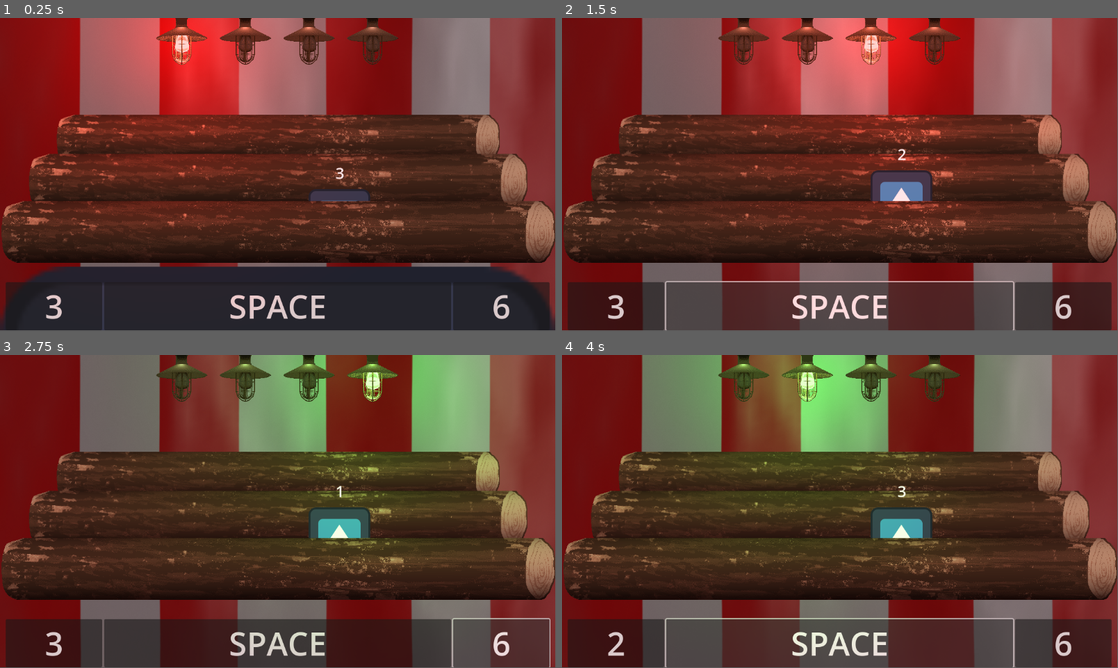
Above: before the commit, frames 1-4 (two rows, left to right).
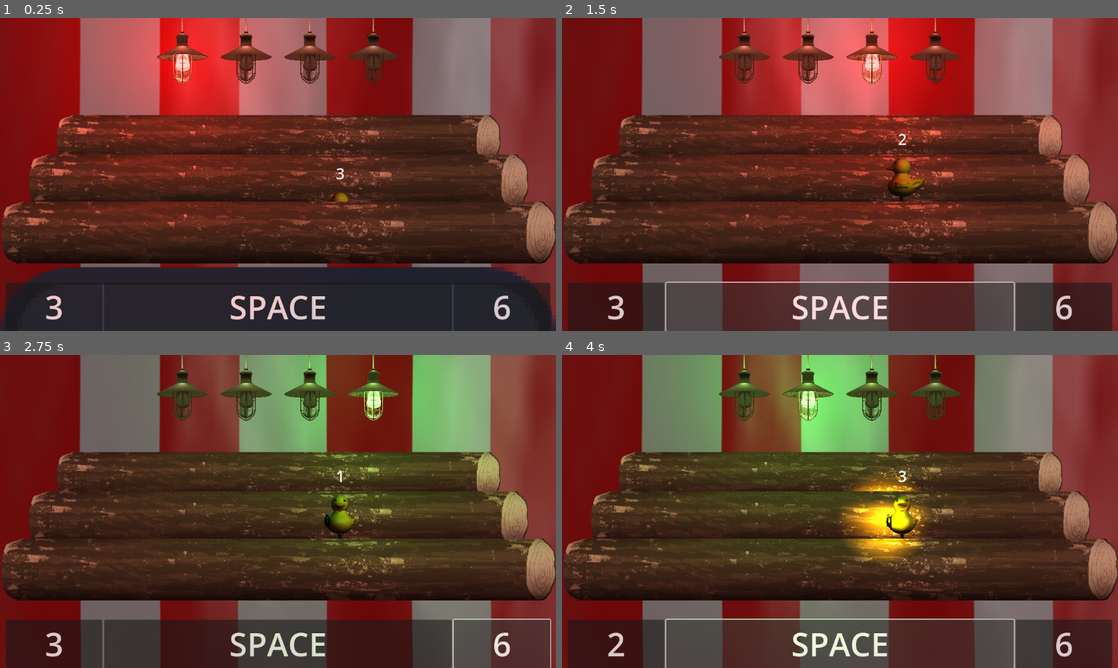
Above: after the commit, the same moments.

Repository: MmmGarlicFingers/ShootingGallery
Game: Godot game, scene res://Levels/debug.tscn
The game is run twice, just before and just after one commit, with the same random seed, the same clock (stepped at 60 frames per second) and the same inputs. The engine's default icon, where the game draws it, is replaced by a stand-in: a white triangle on a blue panel in a dark square.
Inputs:
- Up to frame 1 (0.25 s): no input
- Up to frame 2 (1.5 s): click "3" at 0.5 s; click "SPACE" at 1.25 s
- Up to frame 3 (2.75 s): click "6" at 2 s
- Up to frame 4 (4 s): click "3" at 2.75 s; click "SPACE" at 3.5 s
The window is 799x449 before the commit and 800x450 after it. Grey fills any space a smaller window leaves; there, only what the larger window draws over its background counts as a difference.

The runs differ from the first frame. In frame 1, 6.8% of the frame differs, in the area x 0-100%, y 0-100%; in frame 2, 8.0%; in frame 3, 7.4%; in frame 4, 9.3%.

Commit message:
Added duck

Diff:
--- a/ShootingGallery/Scenes/Level Elements/beat.tscn
+++ b/ShootingGallery/Scenes/Level Elements/beat.tscn
@@ -16,9 +16,13 @@
 anchors_preset = 15
 anchor_right = 1.0
 anchor_bottom = 1.0
-offset_bottom = -536.0
+offset_left = 1.0
+offset_top = 39.0
+offset_right = 1.0
+offset_bottom = -497.0
 grow_horizontal = 2
 grow_vertical = 2
+mouse_filter = 2
 alignment = 1
 
 [node name="Timer" type="Timer" parent="."]
--- a/ShootingGallery/Scenes/Level Elements/light.tscn
+++ b/ShootingGallery/Scenes/Level Elements/light.tscn
@@ -20,6 +20,7 @@
 anchor_bottom = 1.0
 grow_horizontal = 2
 grow_vertical = 2
+mouse_filter = 2
 script = ExtResource("1_okh0u")
 
 [node name="TextureRect" type="TextureRect" parent="."]
@@ -28,6 +29,7 @@
 offset_top = -40.0
 offset_right = 226.0
 offset_bottom = 144.0
+mouse_filter = 2
 texture = ExtResource("2_6tmtt")
 expand_mode = 1
 
--- a/ShootingGallery/Scenes/Level Elements/row.tscn
+++ b/ShootingGallery/Scenes/Level Elements/row.tscn
@@ -8,19 +8,19 @@
 
 [sub_resource type="Curve2D" id="Curve2D_j3057"]
 _data = {
-"points": PackedVector2Array(0, 0, 0, 0, -448, 0, 0, 0, 0, 0, -448, -64, 0, 0, 0, 0, 448, -64, 0, 0, 0, 0, 448, 0, 0, 0, 0, 0, 448, -64, 0, 0, 0, 0, -448, -64, 0, 0, 0, 0, -448, 0)
+"points": PackedVector2Array(0, 0, 0, 0, -448, 0, 0, 0, 0, 0, -448, -96, 0, 0, 0, 0, 448, -96, 0, 0, 0, 0, 448, 0, 0, 0, 0, 0, 448, -96, 0, 0, 0, 0, -448, -96, 0, 0, 0, 0, -448, 0)
 }
 point_count = 7
 
 [sub_resource type="Curve2D" id="Curve2D_iuxiy"]
 _data = {
-"points": PackedVector2Array(0, 0, 0, 0, 448, 0, 0, 0, 0, 0, 384, -64, 0, 0, 0, 0, -448, -64, 0, 0, 0, 0, 384, -64, 0, 0, 0, 0, 448, 0)
+"points": PackedVector2Array(0, 0, 0, 0, 448, 0, 0, 0, 0, 0, 384, -96, 0, 0, 0, 0, -448, -96, 0, 0, 0, 0, 384, -96, 0, 0, 0, 0, 448, 0)
 }
 point_count = 5
 
 [sub_resource type="Curve2D" id="Curve2D_1edx1"]
 _data = {
-"points": PackedVector2Array(0, 0, 0, 0, 128, 0, 0, 0, 0, 0, 128, -64)
+"points": PackedVector2Array(0, 0, 0, 0, 128, 0, 0, 0, 0, 0, 128, -96)
 }
 point_count = 2
 
--- a/ShootingGallery/Scenes/enemy.gd
+++ b/ShootingGallery/Scenes/enemy.gd
@@ -12,6 +12,8 @@
 
 func shoot_countdown():
 	gun.countdown()
+	if gun.count == 1:
+		$Sprite2D.texture = load("res://Scenes/textures/duck.tres")
 
 
 func _on_hitbox_component_hit():
@@ -25,8 +27,16 @@
 
 func _on_shoot_component_shoot():
 	SignalBus.enemy_shoot.emit()
+	$Sprite2D.texture = load("res://Scenes/textures/duck_shoot.tres")
+	$PointLight2D.enabled = true
+	$ShootEffectTimer.start(0.1)
 
 
 func _on_hitbox_component_suppressed():
 	#gun.reset()
 	pass
+
+
+func _on_shoot_effect_timer_timeout():
+	$Sprite2D.texture = load("res://Scenes/textures/duck_side.tres")
+	$PointLight2D.enabled = false
--- a/ShootingGallery/Scenes/enemy.tscn
+++ b/ShootingGallery/Scenes/enemy.tscn
@@ -1,24 +1,35 @@
-[gd_scene load_steps=7 format=3 uid="uid://cniak7ddufyh5"]
+[gd_scene load_steps=9 format=3 uid="uid://cniak7ddufyh5"]
 
-[ext_resource type="Texture2D" uid="uid://b8ngsd0hvq7vk" path="res://icon.svg" id="1_78g06"]
 [ext_resource type="Script" path="res://Scenes/enemy.gd" id="1_263cq"]
+[ext_resource type="Texture2D" uid="uid://bpjtwe114q64w" path="res://Scenes/textures/duck_side.tres" id="2_jdc1e"]
 [ext_resource type="PackedScene" uid="uid://d21a4cau1jn46" path="res://Scenes/Components/hitbox_component.tscn" id="3_ebv3y"]
 [ext_resource type="PackedScene" uid="uid://c1hq7x2xqu7i6" path="res://Scenes/Components/health_component.tscn" id="4_gc06g"]
 [ext_resource type="PackedScene" uid="uid://clbckg5q03igq" path="res://Scenes/Components/shoot_component.tscn" id="5_ybuxu"]
 
 [sub_resource type="RectangleShape2D" id="RectangleShape2D_3yl8q"]
-size = Vector2(128, 128)
+size = Vector2(85, 87)
+
+[sub_resource type="Gradient" id="Gradient_2d6br"]
+offsets = PackedFloat32Array(0, 0.584416)
+colors = PackedColorArray(1, 1, 1, 1, 0, 0, 0, 1)
+
+[sub_resource type="GradientTexture2D" id="GradientTexture2D_j78y7"]
+gradient = SubResource("Gradient_2d6br")
+fill = 1
+fill_from = Vector2(0.46789, 0.472477)
+fill_to = Vector2(1, 1)
 
 [node name="Enemy" type="Node2D"]
 script = ExtResource("1_263cq")
 
 [node name="Sprite2D" type="Sprite2D" parent="."]
-texture = ExtResource("1_78g06")
+texture = ExtResource("2_jdc1e")
 
 [node name="HitboxComponent" parent="." instance=ExtResource("3_ebv3y")]
 dest_path = NodePath("CollisionShape2D")
 
 [node name="CollisionShape2D" type="CollisionShape2D" parent="HitboxComponent"]
+position = Vector2(7.5, -20.5)
 shape = SubResource("RectangleShape2D_3yl8q")
 
 [node name="HealthComponent" parent="." instance=ExtResource("4_gc06g")]
@@ -27,7 +38,20 @@
 position = Vector2(0, -96)
 delay = 0.15
 
+[node name="PointLight2D" type="PointLight2D" parent="."]
+position = Vector2(-29, -5)
+scale = Vector2(3.64063, 3.64063)
+enabled = false
+color = Color(0.839216, 0.835294, 0, 1)
+energy = 6.03
+texture = SubResource("GradientTexture2D_j78y7")
+height = 45.0
+
+[node name="ShootEffectTimer" type="Timer" parent="."]
+one_shot = true
+
 [connection signal="hit" from="HitboxComponent" to="." method="_on_hitbox_component_hit"]
 [connection signal="suppressed" from="HitboxComponent" to="." method="_on_hitbox_component_suppressed"]
 [connection signal="dead" from="HealthComponent" to="." method="_on_health_component_dead"]
 [connection signal="shoot" from="ShootComponent" to="." method="_on_shoot_component_shoot"]
+[connection signal="timeout" from="ShootEffectTimer" to="." method="_on_shoot_effect_timer_timeout"]
--- /dev/null
+++ b/ShootingGallery/Scenes/textures/duck.tres
@@ -0,0 +1,8 @@
+[gd_resource type="CanvasTexture" load_steps=3 format=3 uid="uid://c27vy4ha30lam"]
+
+[ext_resource type="Texture2D" uid="uid://c7t8slphidbl0" path="res://assets/duck.png" id="1_2ne0x"]
+[ext_resource type="Texture2D" uid="uid://du3wchnijxb6s" path="res://assets/duck_normal.png" id="2_f44kt"]
+
+[resource]
+diffuse_texture = ExtResource("1_2ne0x")
+normal_texture = ExtResource("2_f44kt")
--- /dev/null
+++ b/ShootingGallery/Scenes/textures/duck_shoot.tres
@@ -0,0 +1,8 @@
+[gd_resource type="CanvasTexture" load_steps=3 format=3 uid="uid://ccqfaefiuj1eb"]
+
+[ext_resource type="Texture2D" uid="uid://sxm1lu15hg6c" path="res://assets/duck_shoot.png" id="1_evo2e"]
+[ext_resource type="Texture2D" uid="uid://du3wchnijxb6s" path="res://assets/duck_normal.png" id="2_whsjo"]
+
+[resource]
+diffuse_texture = ExtResource("1_evo2e")
+normal_texture = ExtResource("2_whsjo")
--- /dev/null
+++ b/ShootingGallery/Scenes/textures/duck_side.tres
@@ -0,0 +1,8 @@
+[gd_resource type="CanvasTexture" load_steps=3 format=3 uid="uid://bpjtwe114q64w"]
+
+[ext_resource type="Texture2D" uid="uid://frd43uiuo3eg" path="res://assets/duck_side.png" id="1_h2qd4"]
+[ext_resource type="Texture2D" uid="uid://b8xda4te4ytdd" path="res://assets/duck_side_normal.png" id="2_13u7u"]
+
+[resource]
+diffuse_texture = ExtResource("1_h2qd4")
+normal_texture = ExtResource("2_13u7u")
--- a/ShootingGallery/project.godot
+++ b/ShootingGallery/project.godot
@@ -21,6 +21,9 @@
 
 [display]
 
+window/size/mode=2
+window/stretch/mode="viewport"
+window/stretch/aspect="ignore"
 mouse_cursor/custom_image="res://assets/crosshair.png"
 mouse_cursor/custom_image_hotspot=Vector2(16, 16)
 
@@ -45,3 +48,7 @@
 [layer_names]
 
 2d_physics/layer_3="Bullets"
+
+[rendering]
+
+textures/canvas_textures/default_texture_filter=0
Binary file added: ShootingGallery/assets/duck.png
Not shown, added: ShootingGallery/assets/duck.png.import
Binary file added: ShootingGallery/assets/duck_normal.png
Not shown, added: ShootingGallery/assets/duck_normal.png.import
Binary file added: ShootingGallery/assets/duck_shoot.png
Not shown, added: ShootingGallery/assets/duck_shoot.png.import
Binary file added: ShootingGallery/assets/duck_side.png
Not shown, added: ShootingGallery/assets/duck_side.png.import
Binary file added: ShootingGallery/assets/duck_side_normal.png
Not shown, added: ShootingGallery/assets/duck_side_normal.png.import
Not shown, removed: duck.png
Not shown, removed: duck_normal.png
(and 2 more such lines)
